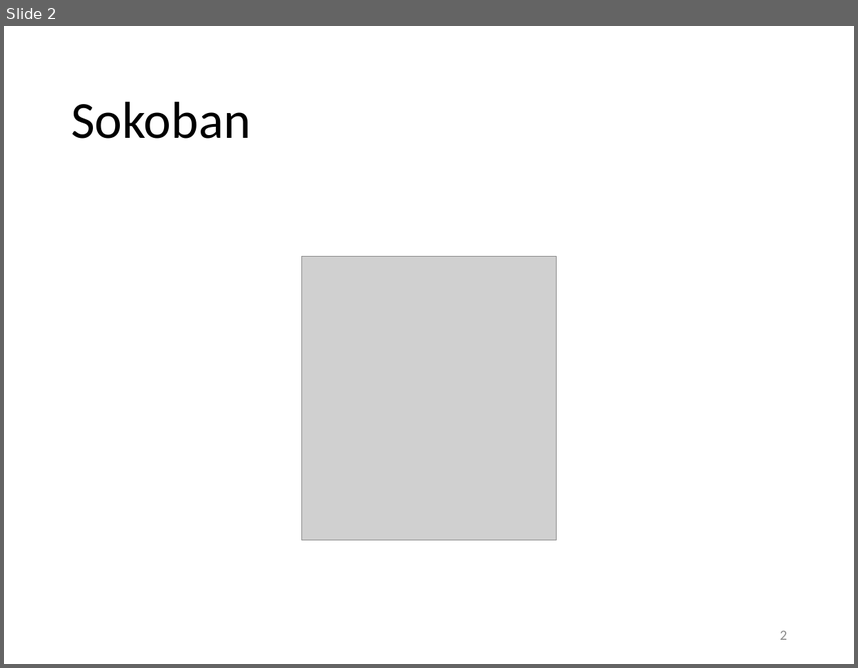
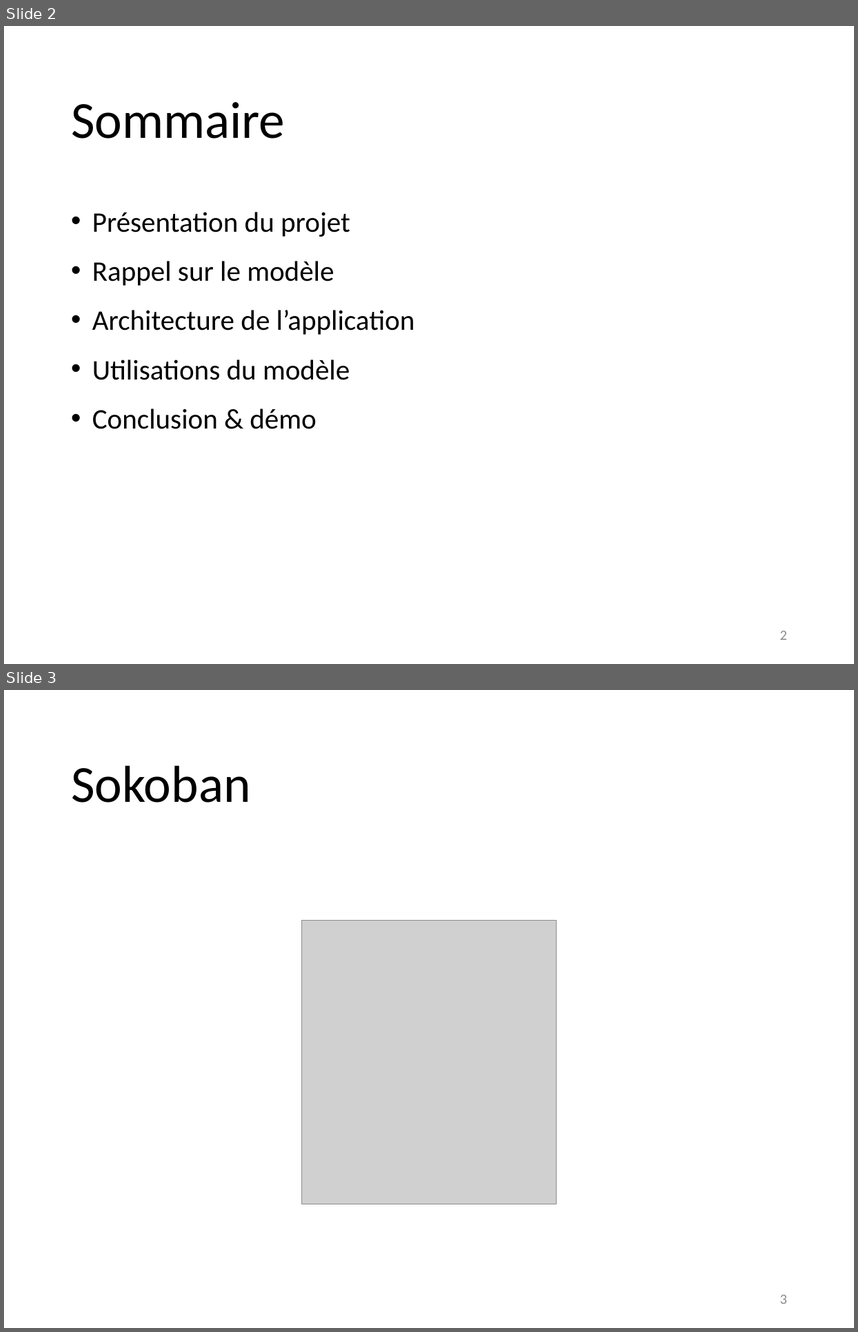
Before and after one commit to BastienClement/Sokonet, a slide deck: presentation/Sokonet.pptx. Shown one above the other, each under a label of ours: slide 2 before the commit, slides 2 and 3 after it. The pictures are 858x668 and 858x1332 pixels, drawn with LibreOffice and Linux fonts; fonts in the diff are those of the drawing; grey boxes stand for pictures. Boxes give left, top, right and bottom in pixels: in the first picture for what was removed or moved away, otherwise in the second. Text is boxed around its words. In the diff, an @@ line names an element or a change of style, - is before the commit and + after.

Commit message:
pptx sommaire ajouté

```diff
--- a/presentation/Sokonet.pptx
+++ b/presentation/Sokonet.pptx
@@ slide 2 added at (x1=4, y1=26, x2=854, y2=664), background #FFFFFF @@
@@ title added at (x1=71, y1=102, x2=285, y2=138), 44 pt, text #000000 @@
+Sommaire
@@ text added at (x1=92, y1=212, x2=415, y2=429), 24 pt, text #000000 @@
+• Présentation du projet
+• Rappel sur le modèle
+• Architecture de l’application
+• Utilisations du modèle
+• Conclusion & démo
@@ page number added at (x1=780, y1=630, x2=787, y2=639), 12 pt, text #8C8C8C @@
+2
@@ what was slide 2 is now slide 3 @@
@@ page number at (x1=780, y1=1294, x2=787, y2=1303): text changed @@
-2
+3
```
Also in this commit, not shown: 1 slide changed.
